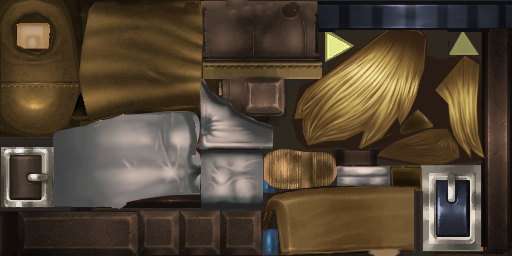
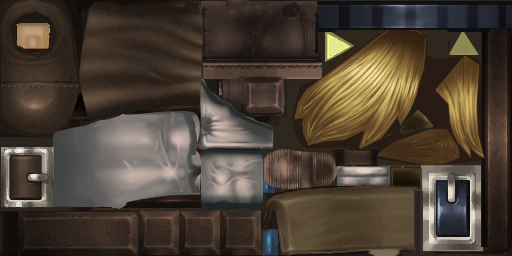
Layered file, before and after one edit (w=512, h=256). Changes by layer:
pixels changed over [0, 0, 437, 256] (layer not identified)
